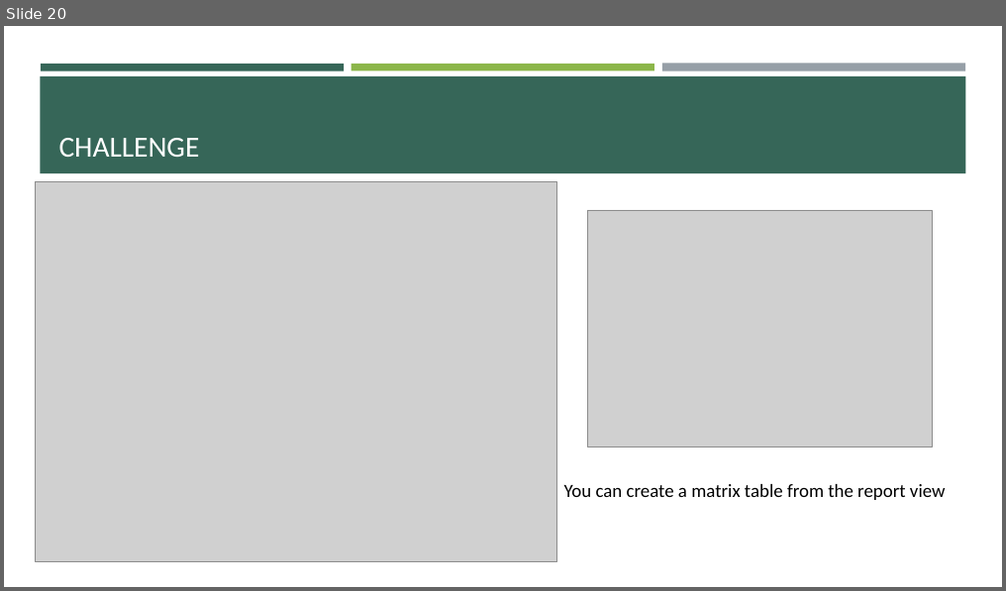
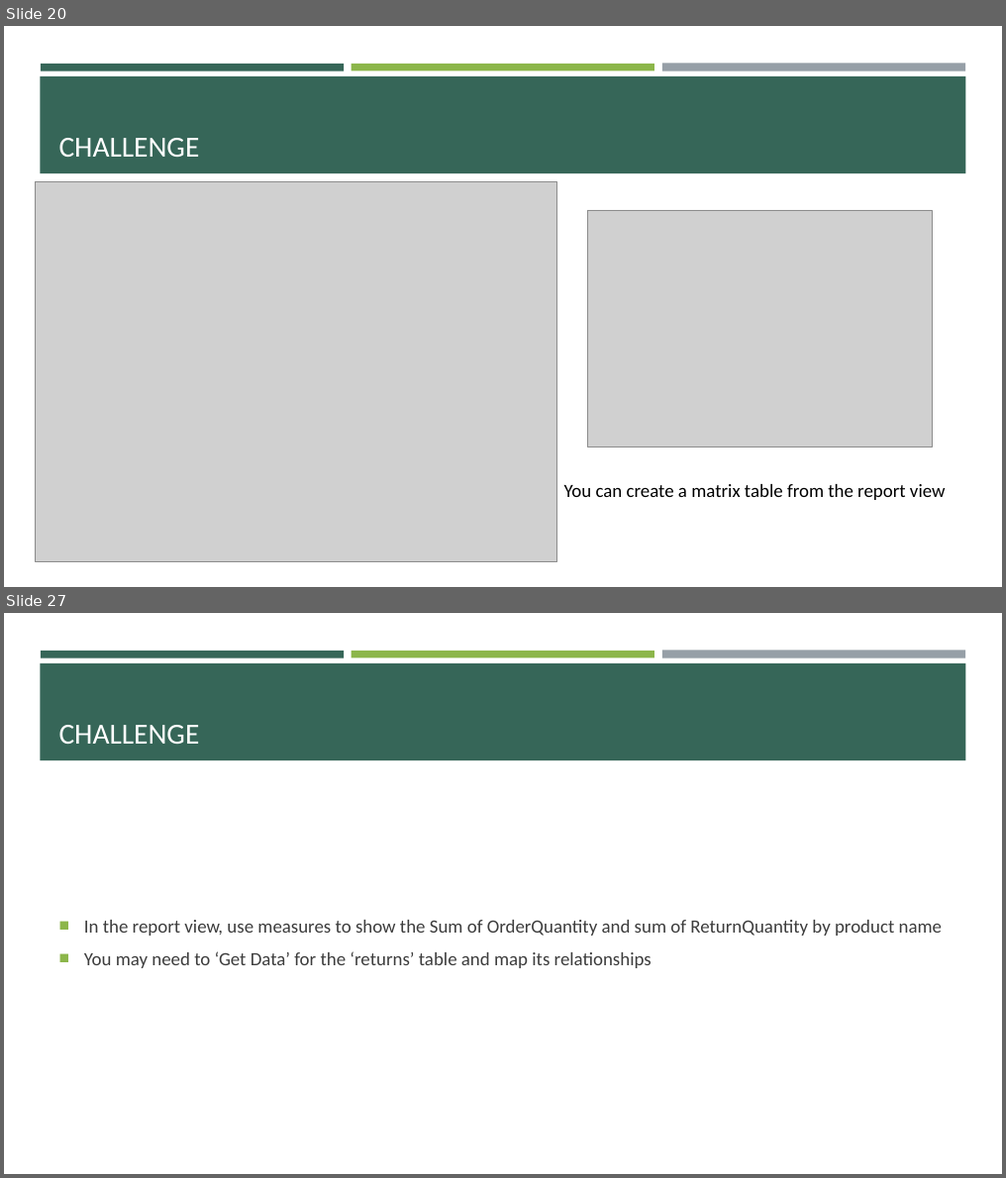
Before and after one commit to e-m-wilson/data_engineering, a slide deck: power_bi/Power_BI.pptx. Shown one above the other, each under a label of ours: slide 20 before the commit, slides 20 and 27 after it; the slides between them are not shown. The pictures are 1006x591 and 1006x1178 pixels, drawn with LibreOffice and Linux fonts; fonts in the diff are those of the drawing; grey boxes stand for pictures. Boxes give left, top, right and bottom in pixels: in the first picture for what was removed or moved away, otherwise in the second. Text is boxed around its words. In the diff, an @@ line names an element or a change of style, - is before the commit and + after.

```diff
--- a/power_bi/Power_BI.pptx
+++ b/power_bi/Power_BI.pptx
@@ slide 27 added at [4, 613, 1002, 1174], background #FFFFFF; not listed: 4 template elements that a slide beside it also shows @@
@@ title added at [59, 725, 200, 744], 28 pt, text #FFFFFF @@
+CHALLENGE
@@ text added at [84, 920, 942, 968], 18 pt, text #3D3D3D @@
+■ In the report view, use measures to show the Sum of OrderQuantity and sum of ReturnQuantity by product name
+■ You may need to ‘Get Data’ for the ‘returns’ table and map its relationships
```
Also in this commit, not shown: 18 other slides added, 1 slide removed, 4 other files.
